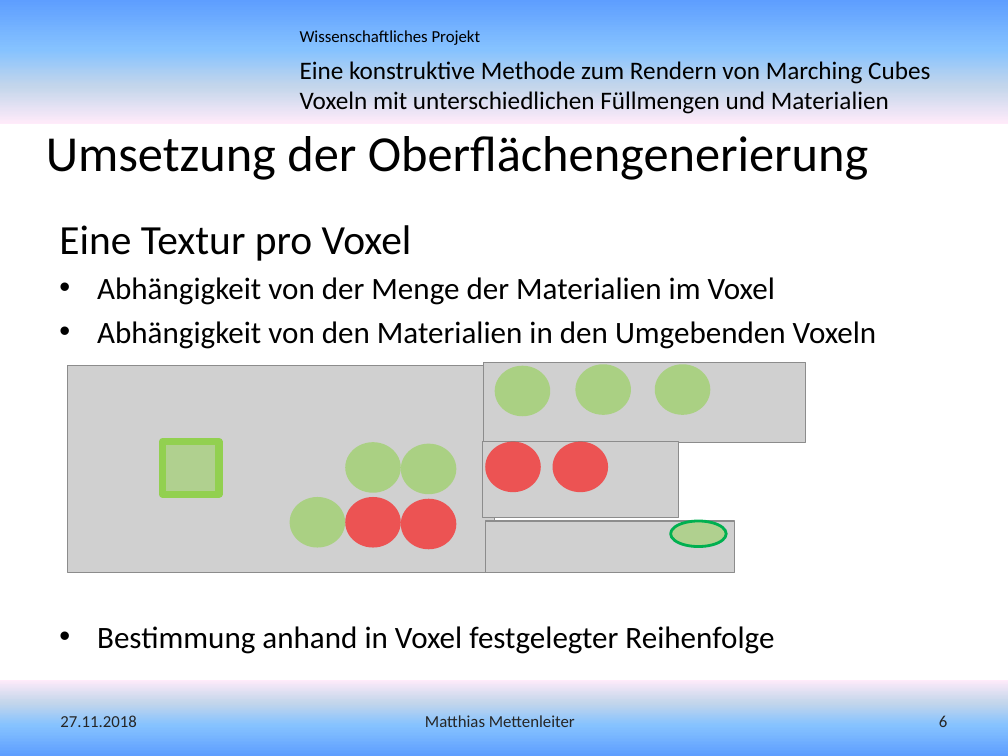
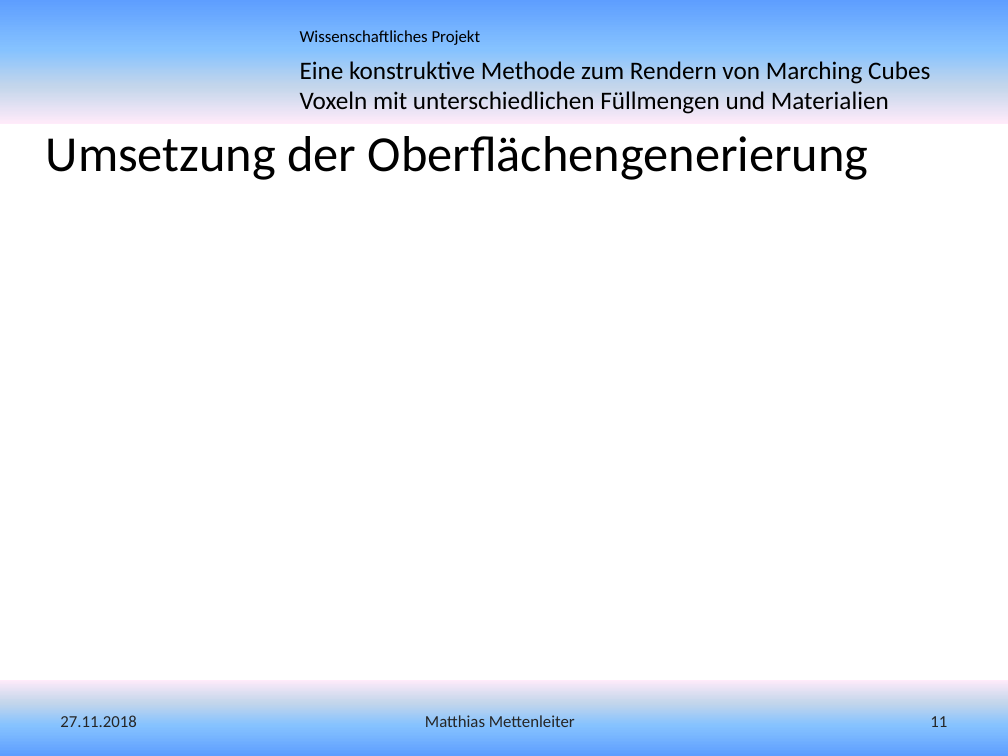
Before and after one commit to MMDaemon/MC_Paper, a slide deck: slide 11 of Vortrag - Eine konstruktive Methode zum Rendern von Marching Cubes Voxeln mit unterschiedlichen Füllmengen und Materialien.pptx (slide 6 before the commit). Drawn at 1008x756 pixels with LibreOffice and Linux fonts; fonts in the diff are those of the drawing; grey boxes stand for pictures; background and template pictures are left out. Boxes give left, top, right and bottom in pixels: in the first picture for what was removed or moved away, otherwise in the second. Text is boxed around its words. In the diff, an @@ line names an element or a change of style, - is before the commit and + after.

```diff
--- a/Vortrag - Eine konstruktive Methode zum Rendern von Marching Cubes Voxeln mit unterschiedlichen Füllmengen und Materialien.pptx
+++ b/Vortrag - Eine konstruktive Methode zum Rendern von Marching Cubes Voxeln mit unterschiedlichen Füllmengen und Materialien.pptx
@@ text removed at <box>59,225,877,654</box> @@
-Eine Textur pro Voxel
-• Abhängigkeit von der Menge der Materialien im Voxel
-• Abhängigkeit von den Materialien in den Umgebenden Voxeln
-• Bestimmung anhand in Voxel festgelegter Reihenfolge
@@ picture removed at <box>68,366,495,573</box> @@
@@ picture removed at <box>483,362,805,442</box> @@
@@ ellipse removed at <box>495,366,550,416</box> @@
@@ ellipse removed at <box>576,364,631,414</box> @@
@@ ellipse removed at <box>655,364,711,414</box> @@
@@ rectangle removed at <box>162,442,219,494</box> @@
@@ ellipse removed at <box>346,443,401,493</box> @@
@@ ellipse removed at <box>401,444,457,494</box> @@
@@ picture removed at <box>482,442,678,517</box> @@
@@ ellipse removed at <box>485,442,540,492</box> @@
@@ ellipse removed at <box>552,442,608,492</box> @@
@@ ellipse removed at <box>289,497,345,547</box> @@
@@ ellipse removed at <box>346,497,401,547</box> @@
@@ ellipse removed at <box>401,499,457,549</box> @@
@@ picture removed at <box>485,521,734,573</box> @@
@@ ellipse removed at <box>670,521,726,546</box> @@
@@ page number at <box>930,716,947,727</box>: text changed @@
-6
+11
```
Also in this commit, not shown: 6 other slides changed, 8 slides added, 1 slide removed, 10 other files.
